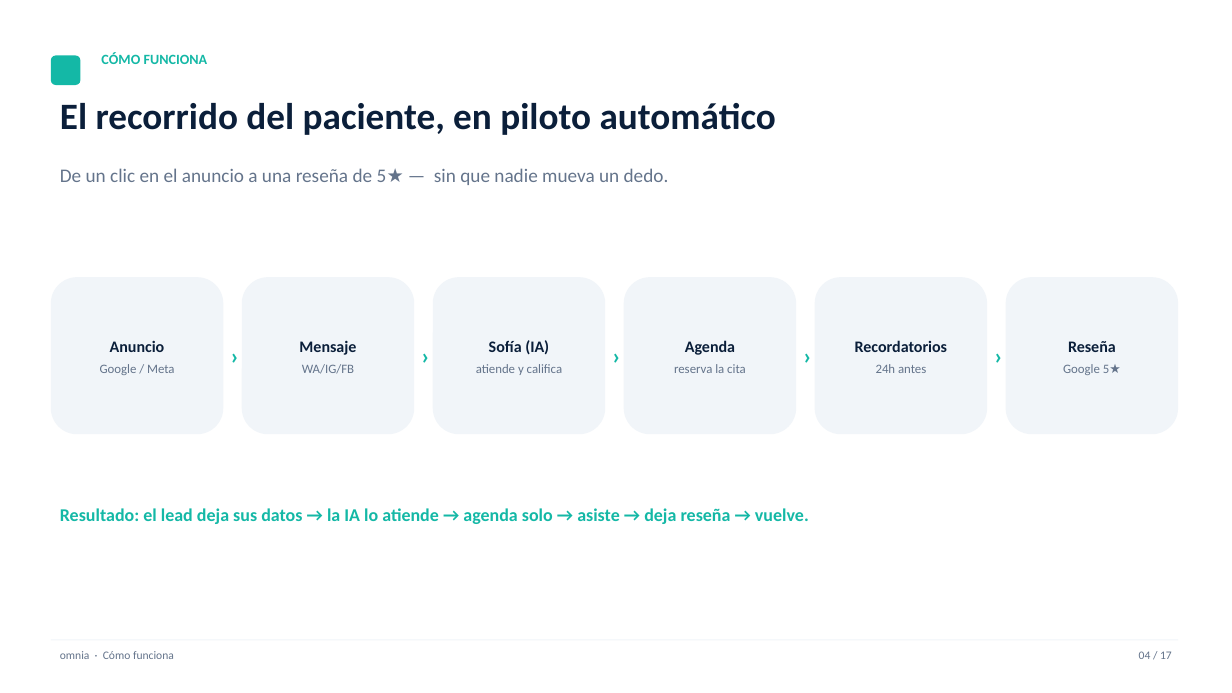
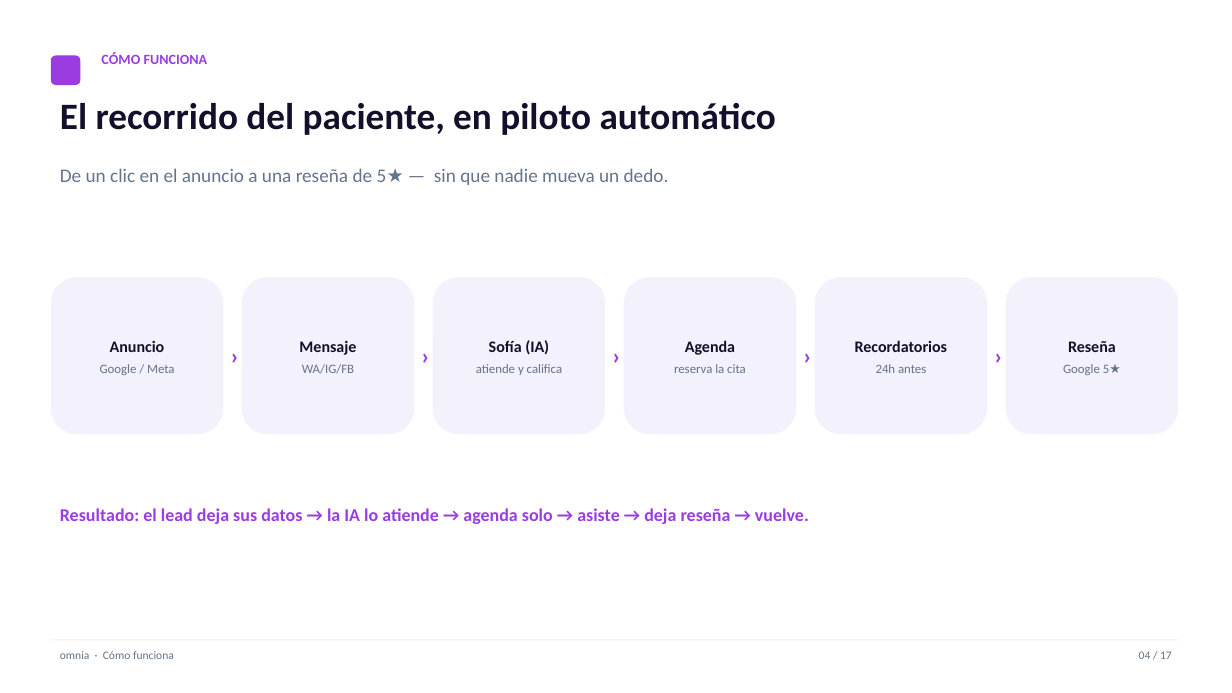
Before and after one commit to henrybuenano-ux/snapshot-generico, a slide deck: slide 4 of presentacion/omnia-sistema-clinicas.pptx. Drawn at 1232x693 pixels with LibreOffice and Linux fonts; fonts in the diff are those of the drawing. Boxes give left, top, right and bottom in pixels: in the first picture for what was removed or moved away, otherwise in the second. Text is boxed around its words. In the diff, an @@ line names an element or a change of style, - is before the commit and + after.

```diff
--- a/presentacion/omnia-sistema-clinicas.pptx
+++ b/presentacion/omnia-sistema-clinicas.pptx
@@ rounded rectangle at (x1=51, y1=55, x2=80, y2=85): fill #14B8A6 to #9A3CE0 @@
@@ text "El recorrido del paciente, en ..." at (x1=60, y1=103, x2=776, y2=135): text colour #0B1F3A to #14102B @@
@@ text colour #14B8A6 to #9A3CE0 in 7 elements at (x1=101, y1=52, x2=208, y2=64), (x1=60, y1=508, x2=809, y2=524), (x1=222, y1=277, x2=244, y2=434), (x1=412, y1=277, x2=434, y2=434), (x1=604, y1=277, x2=626, y2=434), (x1=795, y1=277, x2=817, y2=434), (x1=985, y1=277, x2=1007, y2=434) @@
@@ fill #F1F5F9 to #F3F1FB in 6 elements at (x1=51, y1=277, x2=224, y2=434), (x1=242, y1=277, x2=415, y2=434), (x1=433, y1=277, x2=605, y2=434), (x1=624, y1=277, x2=797, y2=434), (x1=815, y1=277, x2=988, y2=434), (x1=1006, y1=277, x2=1178, y2=434) @@
@@ text at (x1=110, y1=340, x2=165, y2=352): text colour #0B1F3A to #14102B in "Anuncio" @@
@@ text at (x1=299, y1=340, x2=356, y2=355): text colour #0B1F3A to #14102B in "Mensaje" @@
@@ text at (x1=489, y1=340, x2=549, y2=355): text colour #0B1F3A to #14102B in "Sofía (IA)" @@
@@ text at (x1=685, y1=340, x2=735, y2=355): text colour #0B1F3A to #14102B in "Agenda" @@
@@ text at (x1=855, y1=340, x2=947, y2=352): text colour #0B1F3A to #14102B in "Recordatorios" @@
@@ text at (x1=1068, y1=341, x2=1116, y2=352): text colour #0B1F3A to #14102B in "Reseña" @@
```
Also in this commit, not shown: 15 other slides changed, 1 slide added, 1 slide removed, 1 other file.
